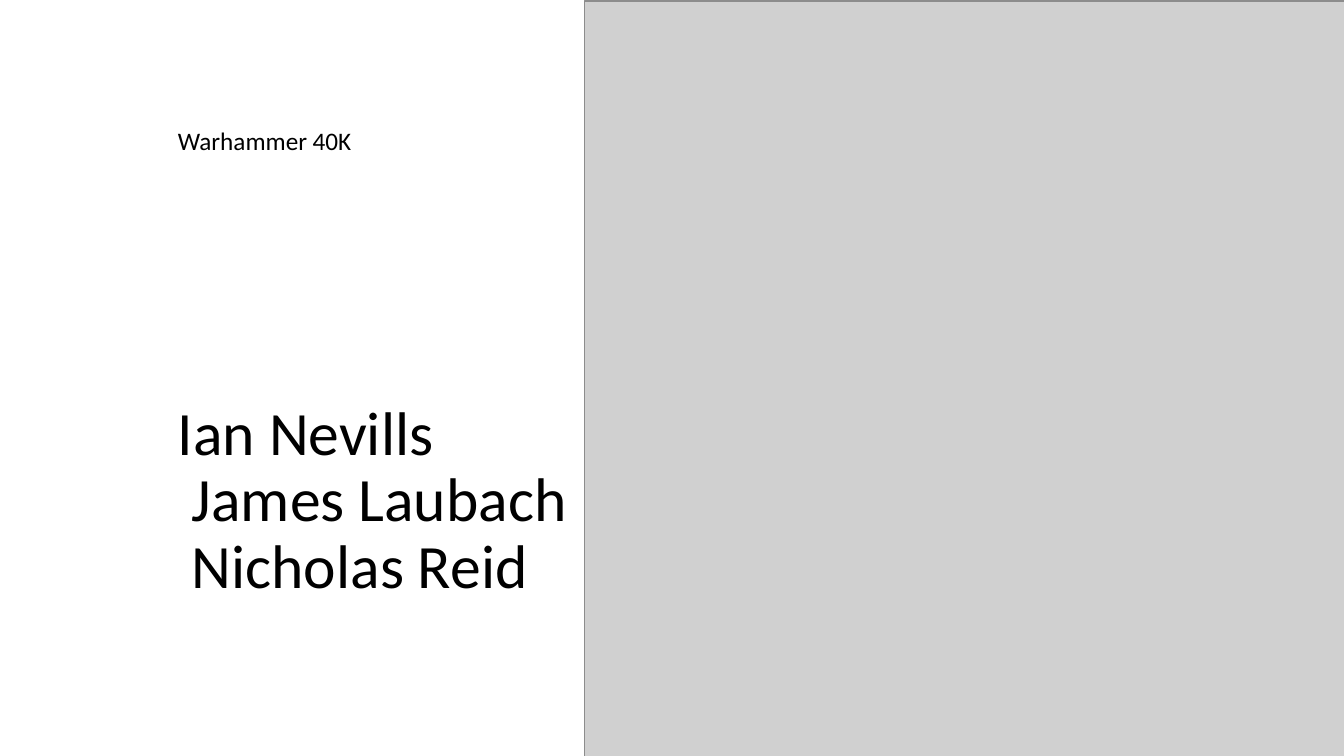
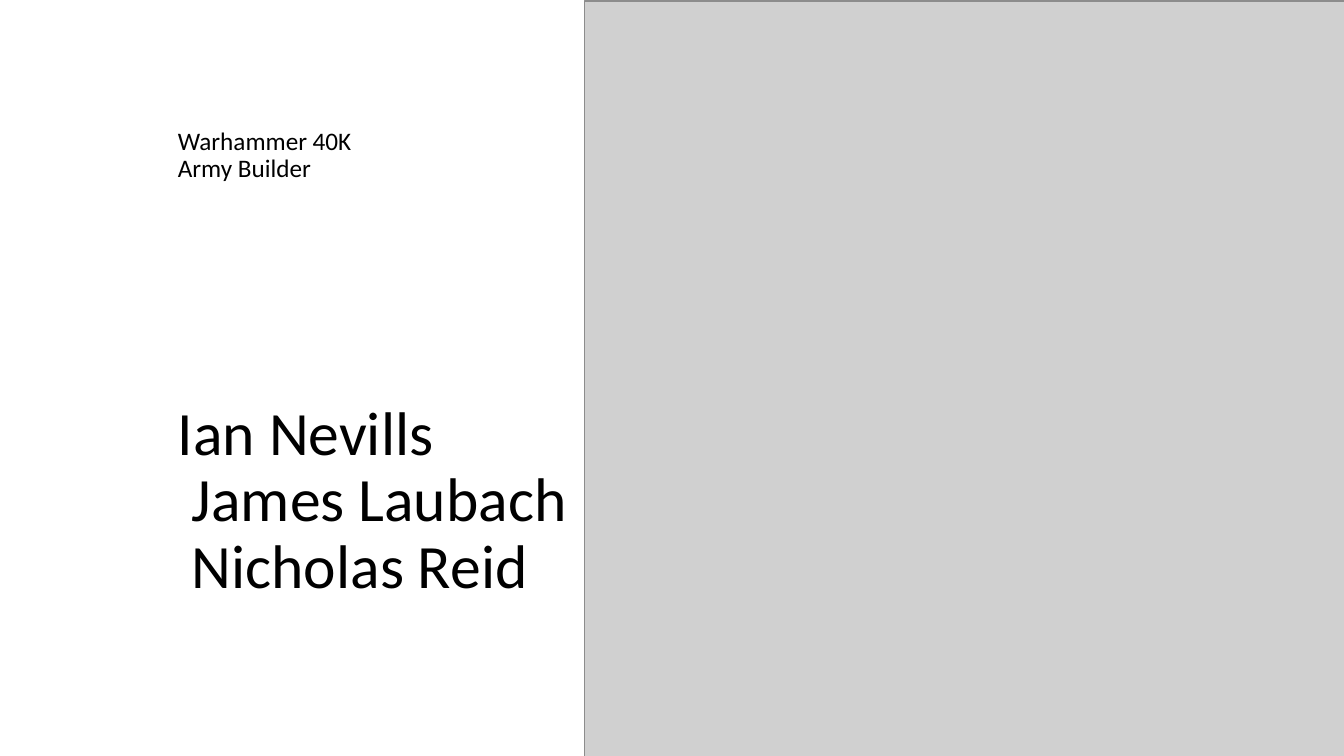
Before and after one commit to Ian1993/352-Semester-Group-Project, a slide deck: slide 1 of project presentation.ppt. Drawn at 1344x756 pixels with LibreOffice and Linux fonts; fonts in the diff are those of the drawing; grey boxes stand for pictures. Boxes give left, top, right and bottom in pixels: in the first picture for what was removed or moved away, otherwise in the second. Text is boxed around its words. In the diff, an @@ line names an element or a change of style, - is before the commit and + after.

```diff
--- a/project presentation.ppt
+++ b/project presentation.ppt
@@ title at [178, 132, 352, 181]: text changed @@
-Warhammer 40K
+Warhammer 40K
+Army Builder
```
Also in this commit, not shown: 2 other slides changed, 3 other files.
